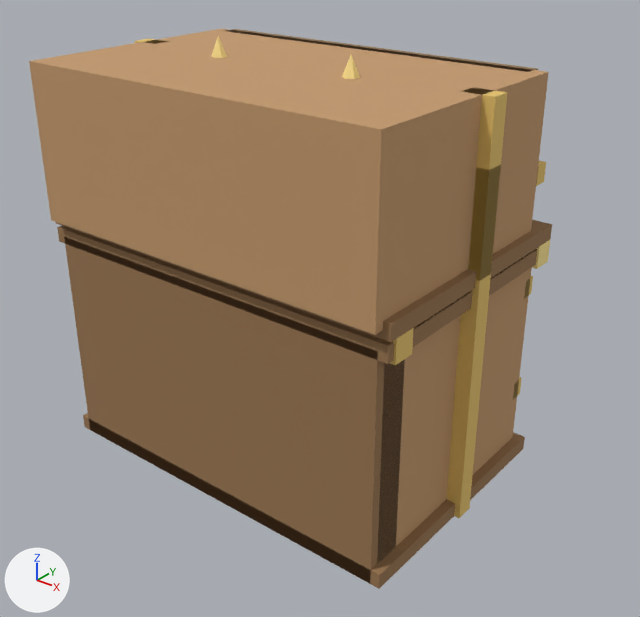
One commit to the glTF model assets/procedural/pretty/treasure_chest.glb: the scene before it, then after it.
One viewpoint serves both versions: a 50 mm lens placed at (1.249, -1.475, 1.31), pointed at (0.073, -0.005, 0.398). Every picture has the same lights, and +X, +Y and +Z are marked at lower left. The picture after the commit comes second. Vertices at exactly the same position are counted once.

Objects in the first picture: 'treasure_chest_root'.
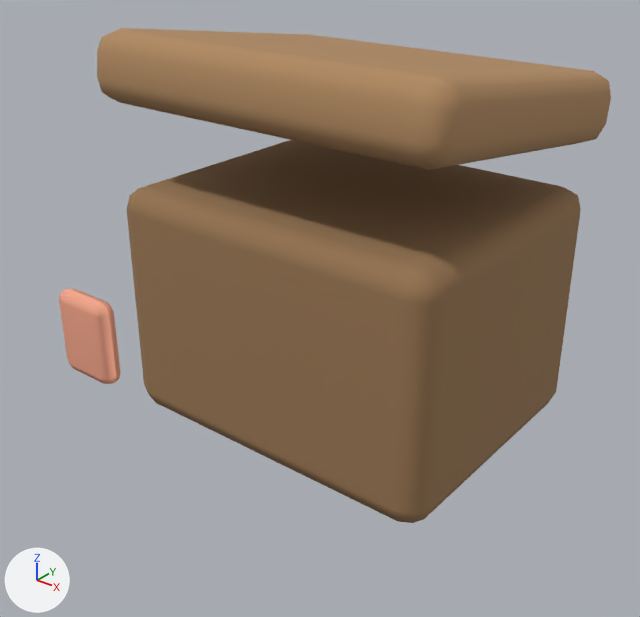
Where the change shows, as pixel boxes [x1, y1, x2, y2] in the pictures (640 x 617 px):
'treasure_chest_root', reshaped (12% shorter)
    before: [29, 29, 552, 589]
    after: [59, 28, 611, 523]
part 1 of me_treasure_chest_mesh, rebuilt
    before: [377, 267, 532, 563]
    after: [127, 140, 581, 523]
part 2 of me_treasure_chest_mesh, added (brown)
    after: [97, 28, 611, 170]
part 3 of me_treasure_chest_mesh, added (beige)
    after: [59, 289, 121, 384]
part 4 of me_treasure_chest_mesh, deleted
    before: [55, 29, 552, 589]
part 5 of me_treasure_chest_mesh, deleted (brown)
    before: [29, 29, 549, 335]

The change, as a list of edits to the scene's bpy script:
```text
Add mat_fresh_treasure_chest_wood_light:
    mat_fresh_treasure_chest_wood_light = principled_material('fresh_treasure_chest_wood_light')
    mat_fresh_treasure_chest_wood_light.base_color = (0.435, 0.251, 0.117)  # brown #b08960
    mat_fresh_treasure_chest_wood_light.roughness = 0.94
Add mat_fresh_treasure_chest_coral:
    mat_fresh_treasure_chest_coral = principled_material('fresh_treasure_chest_coral')
    mat_fresh_treasure_chest_coral.base_color = (0.877, 0.372, 0.248)  # beige #f1a488
    mat_fresh_treasure_chest_coral.roughness = 0.94
Add mat_fresh_treasure_chest_wood:
    mat_fresh_treasure_chest_wood = principled_material('fresh_treasure_chest_wood')
    mat_fresh_treasure_chest_wood.base_color = (0.322, 0.186, 0.0868)  # brown #9a7753
    mat_fresh_treasure_chest_wood.roughness = 0.94
Change me_treasure_chest_mesh:
    used by ob_treasure_chest_root; location = (0.0, 0.0, 0.0)
    verts and faces of me_treasure_chest_mesh; kept vertices keep their numbers, new ones are numbered from 352
    before: 8 (-0.464, -0.339, 0.591) at pixel (51, 220), 9 (-0.464, -0.339, 0.955) at pixel (28, 60), 10 (-0.464, 0.252, 0.591), 11 (-0.464, 0.252, 0.955) at pixel (221, 28), 12 (0.464, -0.339, 0.591) at pixel (375, 334)
    before: 13 (0.464, -0.339, 0.955) at pixel (381, 129), 14 (0.464, 0.252, 0.591), 15 (0.464, 0.252, 0.955) at pixel (548, 71)
    remove me_treasure_chest_mesh.from_pydata(...)  # 352 vertices, 596 faces; spans x -0.491..0.491, y -0.339..0.339, z 0.0..1.0
    remove me_treasure_chest_mesh.materials.append(mat_tc_wood)  # brown #c4996c
    remove me_treasure_chest_mesh.materials.append(mat_tc_wood_dark)  # brown #997650
    remove me_treasure_chest_mesh.materials.append(mat_tc_inside)  # brown #957650
    remove me_treasure_chest_mesh.materials.append(mat_tc_gold_dark)  # yellow #e7c46c
    remove me_treasure_chest_mesh.materials.append(mat_tc_gold)  # yellow #ffe795
    remove me_treasure_chest_mesh.materials.append(mat_tc_gem)  # cyan #b3ffed
    remove me_treasure_chest_mesh.materials.append(mat_tc_coin)  # yellow #ffed95
    remove me_treasure_chest_mesh.materials.append(mat_tc_coin2)  # yellow #ffed95
    add me_treasure_chest_mesh.from_pydata(...)  # 156 vertices, 300 faces; spans x -0.483..0.483, y -0.62..0.62, z 0.0..1.0
    me_treasure_chest_mesh part 1: the loose piece of 8 vertices spanning x -0.455..0.455, y -0.293..0.298, z 0.0..0.545 is rebuilt with 56 vertices and now spans x -0.458..0.458, y -0.152..0.595, z 0.0..0.627, in mat_fresh_treasure_chest_wood (brown #9a7753)
    me_treasure_chest_mesh part 2: a new loose piece of 56 vertices spanning x -0.483..0.483, y -0.177..0.62, z 0.737..1.0, in mat_fresh_treasure_chest_wood_light (brown #b08960)
    me_treasure_chest_mesh part 3: a new loose piece of 44 vertices spanning x -0.066..0.066, y -0.62..-0.578, z 0.458..0.627, in mat_fresh_treasure_chest_coral (beige #f1a488)
    me_treasure_chest_mesh part 4: 25 loose pieces with 336 vertices, spanning x -0.491..0.491, y -0.316..0.339, z 0.0..1.0, are deleted
    me_treasure_chest_mesh part 5
    add delete_vertices([*range(8, 16)])  # with the faces that use them
    add me_treasure_chest_mesh.materials.append(mat_fresh_treasure_chest_wood)  # brown #9a7753
    add me_treasure_chest_mesh.materials.append(mat_fresh_treasure_chest_wood_light)  # brown #b08960
    add me_treasure_chest_mesh.materials.append(mat_fresh_treasure_chest_coral)  # beige #f1a488
```
